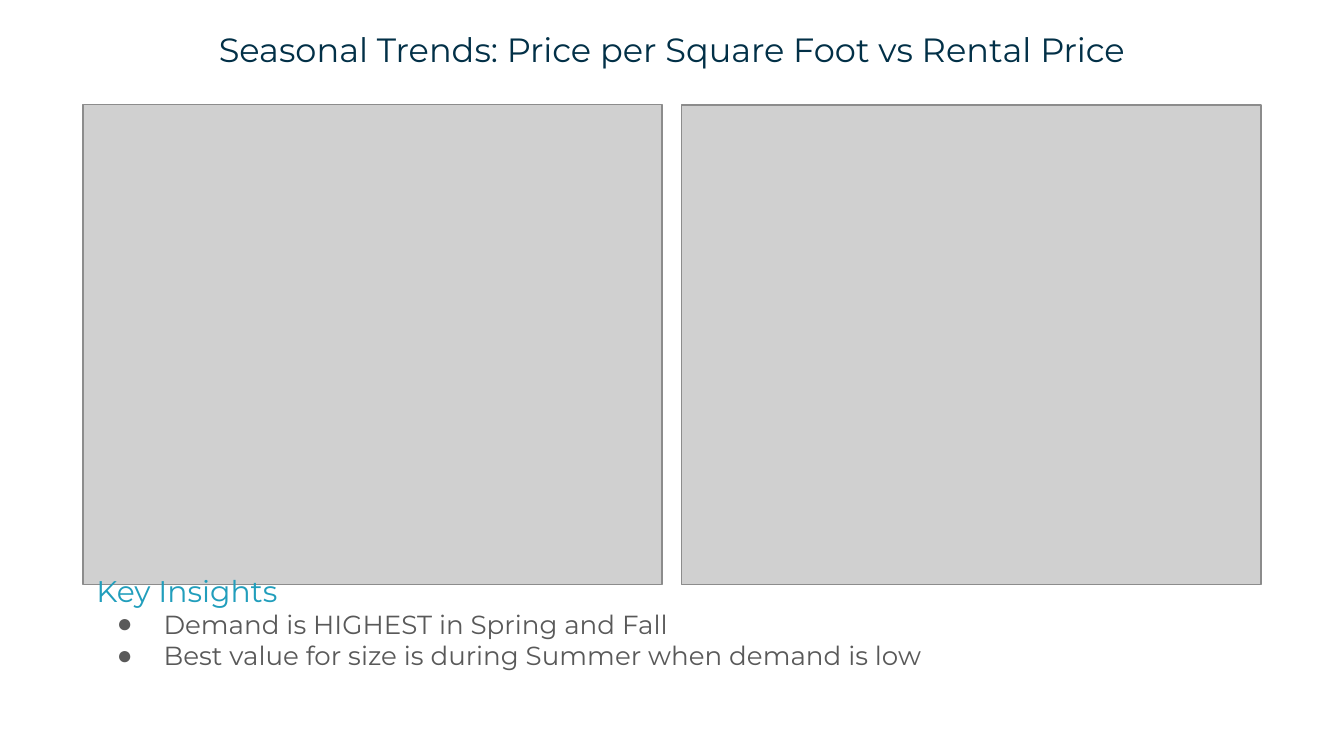
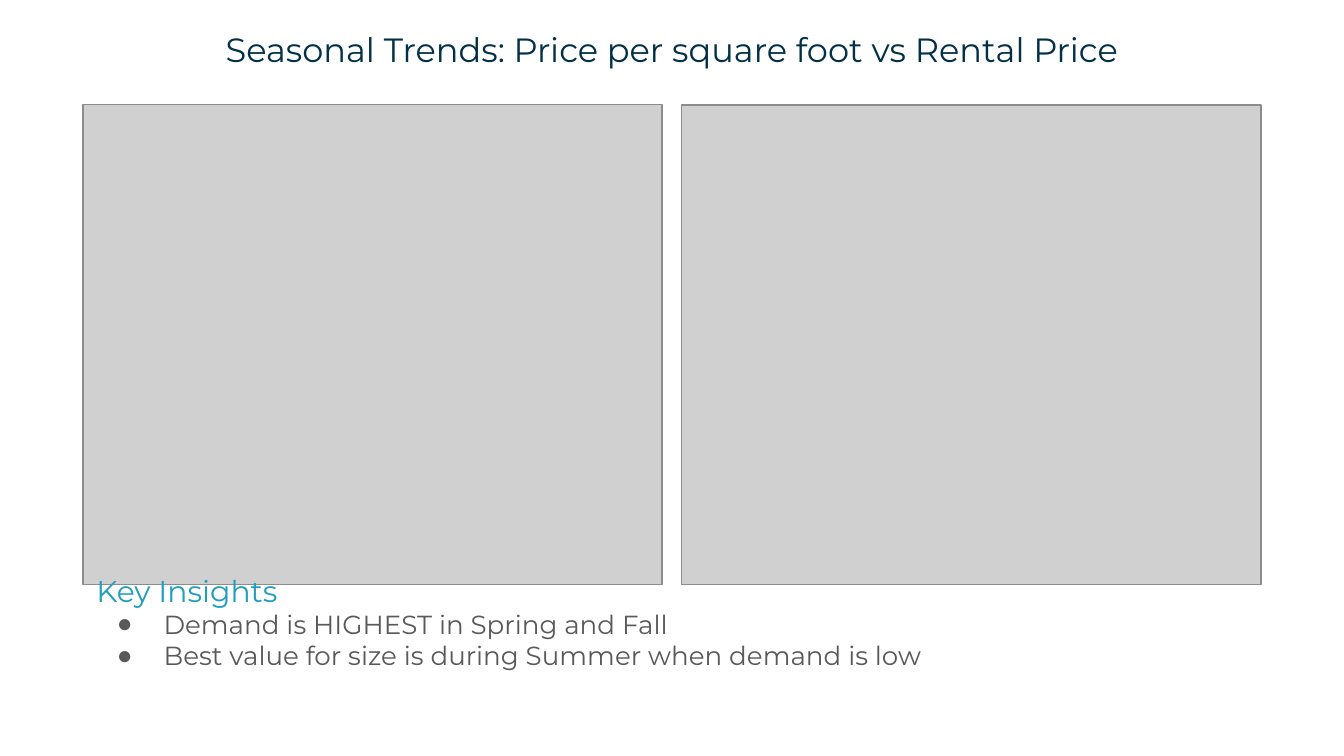
Before and after one commit to tghcb9/dataanalytics-project1-group6, a slide deck: slide 6 of submission/presentation/docs/Project 1 Presentation - Group 6.pptx. Drawn at 1344x756 pixels with LibreOffice and Linux fonts; fonts in the diff are those of the drawing; grey boxes stand for pictures. Boxes give left, top, right and bottom in pixels: in the first picture for what was removed or moved away, otherwise in the second. Text is boxed around its words. In the diff, an @@ line names an element or a change of style, - is before the commit and + after.

```diff
--- a/submission/presentation/docs/Project 1 Presentation - Group 6.pptx
+++ b/submission/presentation/docs/Project 1 Presentation - Group 6.pptx
@@ text at box(226, 37, 1117, 69): text changed @@
-Seasonal Trends: Price per Square Foot vs Rental Price
+Seasonal Trends: Price per square foot vs Rental Price
```
Also in this commit, not shown: 10 other slides changed, 7 slides added, 5 slides removed, 3 other files.
